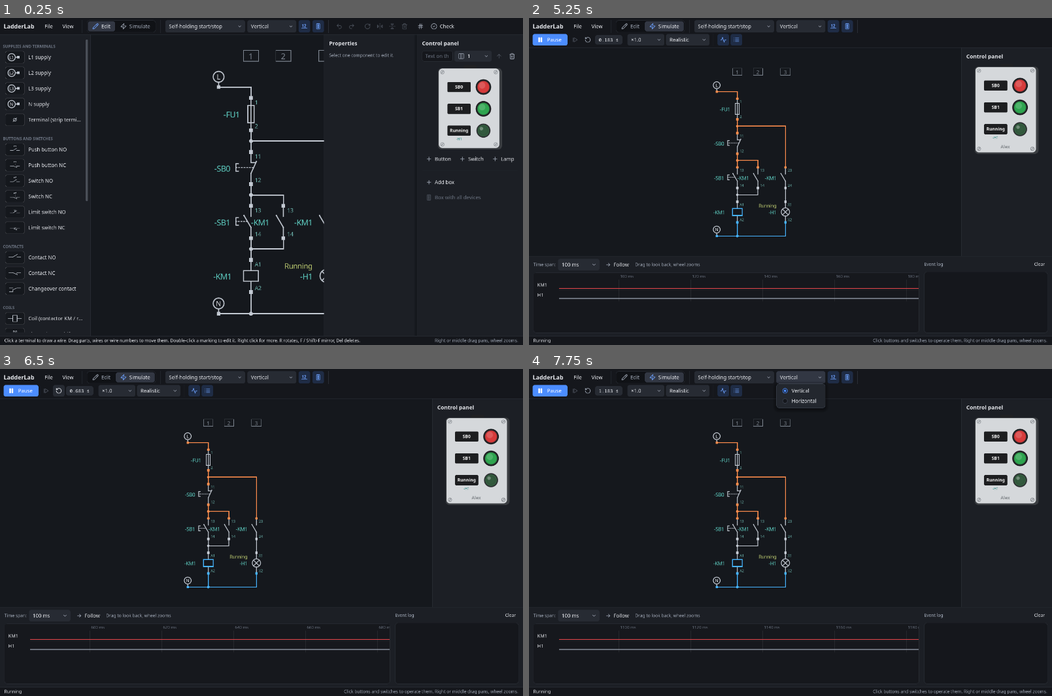
Above: before the commit, frames 1-4 (two rows, left to right).
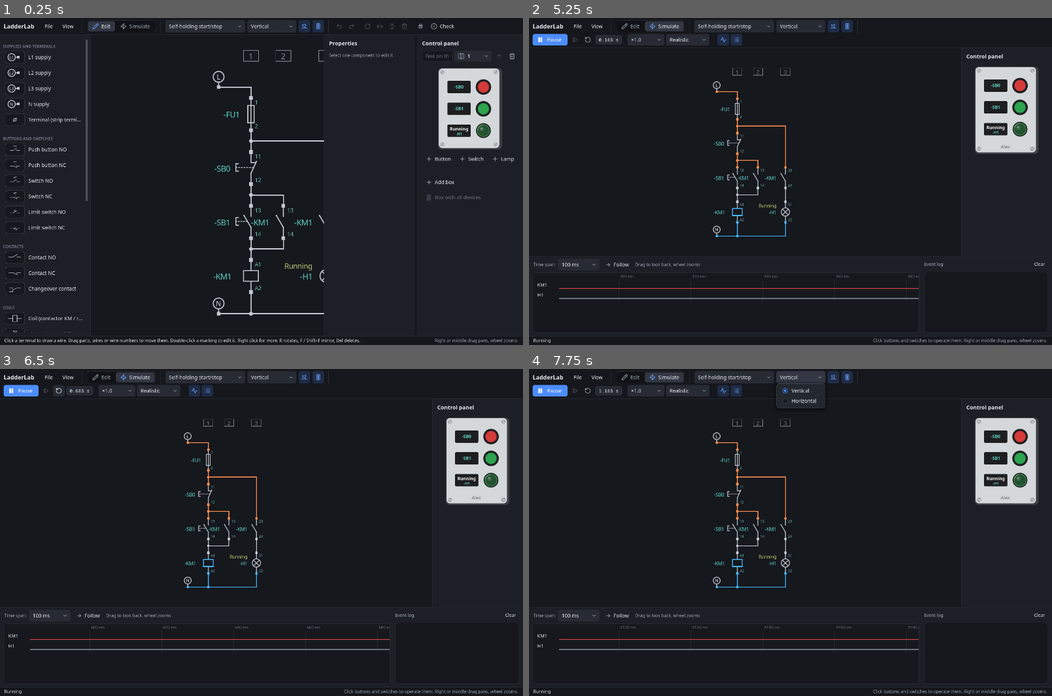
Above: after the commit, the same moments.

Repository: JarasonPC/ladder-lab
Game: Godot game, scene res://main.tscn
Two runs of this game, one before a commit and one after it. Both use one fixed random seed, a clock stepped at 60 frames per second and the inputs below.
Inputs (mouse positions are in pixels of both pictures, inside the frame that each line leads up to):
- Up to frame 1 (0.25 s): no input
- Up to frame 2 (5.25 s): click (968, 57) at 0.52 s; type "Alex" at 0.6 s; click "Self-holding start/stop" at 1.25 s; click "Self-holding start/stop" at 2 s; click "File" at 2.75 s; click "View" at 3.5 s; click "Edit" at 4.25 s; click "Simulate" at 5 s
- Up to frame 3 (6.5 s): click (57, 391) at 5.75 s
- Up to frame 4 (7.75 s): click (586, 391) at 6.5 s; click "Vertical" at 7.25 s

The runs differ from the first frame. In frame 1, 0.3% of the frame differs, in the area x 85-94%, y 19-38%; in frame 2, 0.3%; in frame 3, 0.3%; in frame 4, 0.3%.

Commit message:
Control boxes: designations on the black plates, matte buttons, glossy lamps
- Every plate shows its device designation in teal (under the text, or
  alone when there is no text); a lamp under a button gets a small black tag
- Push buttons: matte black bezel and a flat matte cap, no gloss
- Signal lamps: black collar, translucent coloured rim, domed lens with
  a little gloss

Co-Authored-By: Claude Opus 5.5 <noreply@anthropic.com>
Claude-Session: https://claude.ai/code/session_01EoVu9BBMkXoNTE9RiGqU11

Diff:
--- a/ui/control_panel/control_box_view.gd
+++ b/ui/control_panel/control_box_view.gd
@@ -22,7 +22,7 @@
 const PAD_TOP: float = 30.0
 const PAD_BOTTOM: float = 22.0
 const TITLE_H: float = 16.0
-const PLATE := Vector2(64.0, 28.0)
+const PLATE := Vector2(64.0, 34.0)
 const BEZEL_R: float = 21.0
 const CAP_R: float = 15.5
 const SMALL_LAMP_R: float = 11.0
@@ -42,9 +42,9 @@
 const BEZEL_INNER := Color("2c2e31")
 const MARK_TEXT := Color("3a3d41")
 const TITLE_TEXT := Color("80858a")
-## Designation marks ("-SB1", "-H1"), teal as on the light schematic paper.
-const MARK_DESIGNATION := Color("2c8b86")
-const MARK_FONT_SIZE: int = 10
+## Designations on the plates ("-SB1", "-H1"), teal as on the schematic.
+const PLATE_DESIGNATION := Color("5fd0c4")
+const DESIGNATION_FONT_SIZE: int = 10
 ## Cap, grip and lens colours by [constant ControlBoxItem.COLORS] name.
 const COLORS: Dictionary[String, Color] = {
 	"green": Color("2ea44f"),
@@ -247,12 +247,8 @@
 	var cy: float = cell.position.y + ROW_H * 0.5
 	var plate: Rect2 = Rect2(cell.position.x + 6.0, cy - PLATE.y * 0.5, PLATE.x, PLATE.y)
 	_rounded(plate, PLATE_COLOR, 3)
-	var text: String = item.label if not item.label.is_empty() else item.designation
-	_plate_text(plate, text if not text.is_empty() else "?")
+	_plate_text(plate, item.label, item.designation)
 	var center: Vector2 = Vector2(plate.end.x + 14.0 + BEZEL_R, cy)
-	if not item.label.is_empty() and not item.designation.is_empty():
-		# Which device it is, under the plate (the plate shows it when it has no text).
-		_mark("-" + item.designation, Vector2(plate.get_center().x, plate.end.y + 2.0), HORIZONTAL_ALIGNMENT_CENTER)
 	var color: Color = COLORS.get(item.color, COLORS["green"])
 	match item.kind:
 		ControlBoxItem.Kind.BUTTON:
@@ -260,47 +256,65 @@
 		ControlBoxItem.Kind.SWITCH:
 			_draw_switch(center, color, _travel(item.designation))
 		ControlBoxItem.Kind.LAMP:
-			_draw_lamp(center, BEZEL_R - 2.0, color, _lit(item.designation))
+			_draw_lamp(center, BEZEL_R - 1.0, color, _lit(item.designation))
 	if _has_lamp_under(item):
 		var lamp_center: Vector2 = Vector2(center.x, cell.position.y + ROW_H + 12.0)
 		_draw_lamp(lamp_center, SMALL_LAMP_R, COLORS.get(item.lamp_color, COLORS["green"]), _lit(item.lamp))
-		_mark("-" + item.lamp, Vector2(lamp_center.x - SMALL_LAMP_R - 6.0, lamp_center.y - AppTheme.ui_font().get_height(MARK_FONT_SIZE) * 0.5), HORIZONTAL_ALIGNMENT_RIGHT)
+		# A small black tag with the lamp's designation beside it.
+		var font: Font = AppTheme.bold_font()
+		var tag_text: String = "-" + item.lamp
+		var tag_width: float = font.get_string_size(tag_text, HORIZONTAL_ALIGNMENT_LEFT, -1, DESIGNATION_FONT_SIZE).x + 10.0
+		var tag: Rect2 = Rect2(lamp_center.x - SMALL_LAMP_R - 6.0 - tag_width, lamp_center.y - 8.0, tag_width, 16.0)
+		_rounded(tag, PLATE_COLOR, 3)
+		_line_text(tag, tag_text, DESIGNATION_FONT_SIZE, PLATE_DESIGNATION, tag.get_center().y + _middle(font, DESIGNATION_FONT_SIZE))
 	if not _assigned(item):
 		# Not connected to the schematic: faded.
 		draw_rect(cell.grow(-1.0), Color(COVER, 0.55))
 
 
-## Small designation mark with its top at [param at], centred on it or ending there.
-func _mark(text: String, at: Vector2, alignment: HorizontalAlignment) -> void:
-	var font: Font = AppTheme.ui_font()
-	var width: float = font.get_string_size(text, HORIZONTAL_ALIGNMENT_LEFT, -1, MARK_FONT_SIZE).x
-	var x: float = at.x - width * (0.5 if alignment == HORIZONTAL_ALIGNMENT_CENTER else 1.0)
-	draw_string(font, Vector2(x, at.y + font.get_ascent(MARK_FONT_SIZE)), text, HORIZONTAL_ALIGNMENT_LEFT, -1, MARK_FONT_SIZE, MARK_DESIGNATION)
-
-
-## Text on a label plate, smaller when it is long, cut off when it still does not fit.
-func _plate_text(plate: Rect2, text: String) -> void:
+## Label plate: the text in white with the designation in teal under it; only
+## the designation (bigger) when there is no text.
+func _plate_text(plate: Rect2, label: String, designation: String) -> void:
 	var font: Font = AppTheme.bold_font()
-	var room: float = plate.size.x - 8.0
-	var font_size: int = PLATE_FONT_SIZE
-	while font_size > MIN_PLATE_FONT_SIZE and font.get_string_size(text, HORIZONTAL_ALIGNMENT_LEFT, -1, font_size).x > room:
-		font_size -= 1
-	while text.length() > 1 and font.get_string_size(text, HORIZONTAL_ALIGNMENT_LEFT, -1, font_size).x > room:
+	var mark: String = "-" + designation if not designation.is_empty() else ""
+	if label.is_empty() or mark.is_empty():
+		var only: String = label if not label.is_empty() else (mark if not mark.is_empty() else "?")
+		_line_text(plate, only, PLATE_FONT_SIZE, PLATE_TEXT if mark.is_empty() else PLATE_DESIGNATION, plate.get_center().y + _middle(font, PLATE_FONT_SIZE))
+		return
+	var top: float = plate.position.y + 4.0 + font.get_ascent(PLATE_FONT_SIZE)
+	_line_text(plate, label, PLATE_FONT_SIZE, PLATE_TEXT, top)
+	_line_text(plate, mark, DESIGNATION_FONT_SIZE, PLATE_DESIGNATION, top + 2.0 + font.get_ascent(DESIGNATION_FONT_SIZE))
+
+
+## Offset from the middle of a line to its baseline.
+static func _middle(font: Font, font_size: int) -> float:
+	return (font.get_ascent(font_size) - font.get_descent(font_size)) * 0.5
+
+
+## One line centred across [param rect] on [param baseline], smaller when it
+## is long, cut off when it still does not fit.
+func _line_text(rect: Rect2, text: String, font_size: int, color: Color, baseline: float) -> void:
+	var font: Font = AppTheme.bold_font()
+	var room: float = rect.size.x - 8.0
+	var fitted: int = font_size
+	while fitted > MIN_PLATE_FONT_SIZE and font.get_string_size(text, HORIZONTAL_ALIGNMENT_LEFT, -1, fitted).x > room:
+		fitted -= 1
+	while text.length() > 1 and font.get_string_size(text, HORIZONTAL_ALIGNMENT_LEFT, -1, fitted).x > room:
 		text = text.left(text.length() - 2) + "…"
-	var width: float = font.get_string_size(text, HORIZONTAL_ALIGNMENT_LEFT, -1, font_size).x
-	var baseline: float = plate.get_center().y + (font.get_ascent(font_size) - font.get_descent(font_size)) * 0.5
-	draw_string(font, Vector2(plate.get_center().x - width * 0.5, baseline), text, HORIZONTAL_ALIGNMENT_LEFT, -1, font_size, PLATE_TEXT)
-
-
-## Push button: black bezel and a round cap that sinks in while pressed.
+	var width: float = font.get_string_size(text, HORIZONTAL_ALIGNMENT_LEFT, -1, fitted).x
+	draw_string(font, Vector2(rect.get_center().x - width * 0.5, baseline), text, HORIZONTAL_ALIGNMENT_LEFT, -1, fitted, color)
+
+
+## Push button: a matte black bezel and a flat matte cap that sinks in while
+## pressed (no gloss).
 func _draw_button(center: Vector2, color: Color, travel: float) -> void:
 	draw_circle(center, BEZEL_R, BEZEL, true, -1.0, true)
-	draw_circle(center, BEZEL_R - 2.5, BEZEL_INNER, true, -1.0, true)
+	draw_arc(center, BEZEL_R - 0.8, 0.0, TAU, 48, Color(1, 1, 1, 0.08), 1.2, true)
+	draw_circle(center, BEZEL_R - 3.5, BEZEL_INNER.darkened(0.3), true, -1.0, true)
 	var radius: float = CAP_R - 1.5 * travel
-	var cap: Color = color.darkened(0.2 * travel)
-	draw_circle(center, radius + 1.0, cap.darkened(0.35), true, -1.0, true)
-	draw_circle(center, radius, cap, true, -1.0, true)
-	draw_circle(center + Vector2(-3.5, -4.5) * (1.0 - 0.4 * travel), radius * 0.55, Color(1, 1, 1, 0.16 * (1.0 - 0.6 * travel)), true, -1.0, true)
+	var cap: Color = color.darkened(0.15 * travel)
+	draw_circle(center, radius, cap.darkened(0.18), true, -1.0, true)
+	draw_circle(center, radius - 1.6, cap, true, -1.0, true)
 
 
 ## Selector switch with positions 0 (turned left) and I (turned right).
@@ -327,19 +341,26 @@
 	draw_line(center, center + along * 12.0, Color(1, 1, 1, 0.85), 2.0, true)
 
 
-## Signal lamp: dark bezel and a lens that glows while the lamp has power.
+## Signal lamp: a black collar, a translucent coloured rim and a domed lens
+## with a little gloss; it glows while the lamp has power.
 func _draw_lamp(center: Vector2, radius: float, color: Color, lit: bool) -> void:
 	if lit:
 		for k: int in 3:
-			draw_circle(center, radius + 3.0 + 3.0 * k, Color(color, 0.18 - 0.05 * k), true, -1.0, true)
-	draw_circle(center, radius, BEZEL_INNER, true, -1.0, true)
-	var lens_r: float = radius - 3.0
-	var lens: Color = color.lightened(0.25) if lit else Color.from_hsv(color.h, color.s * 0.6, color.v * 0.55)
+			draw_circle(center, radius + 2.0 + 3.0 * k, Color(color, 0.2 - 0.06 * k), true, -1.0, true)
+	draw_circle(center, radius, BEZEL, true, -1.0, true)
+	var rim_r: float = radius * 0.88
+	var lens_r: float = radius * 0.72
+	var rim: Color = color.lightened(0.4) if lit else Color.from_hsv(color.h, color.s * 0.7, color.v * 0.7)
+	var lens: Color = color.lightened(0.15) if lit else Color.from_hsv(color.h, color.s * 0.8, color.v * 0.5)
+	draw_circle(center, rim_r, rim, true, -1.0, true)
 	draw_circle(center, lens_r, lens, true, -1.0, true)
+	draw_arc(center, lens_r, 0.0, TAU, 48, rim.darkened(0.25), 1.0, true)
 	if lit:
-		draw_circle(center, lens_r * 0.55, Color(1, 1, 1, 0.45), true, -1.0, true)
-	draw_arc(center, lens_r * 0.7, 0.0, TAU, 32, Color(0, 0, 0, 0.12), 1.0, true)
-	draw_circle(center + Vector2(-0.35, -0.35) * lens_r, lens_r * 0.28, Color(1, 1, 1, 0.5 if lit else 0.3), true, -1.0, true)
+		draw_circle(center, lens_r * 0.6, Color(1, 1, 1, 0.22), true, -1.0, true)
+	# Some gloss: a soft sheen and a reflection on the rim, upper left.
+	draw_circle(center + Vector2(-0.3, -0.3) * lens_r, lens_r * 0.42, Color(1, 1, 1, 0.12), true, -1.0, true)
+	draw_circle(center + Vector2(-0.38, -0.38) * lens_r, lens_r * 0.15, Color(1, 1, 1, 0.45 if lit else 0.3), true, -1.0, true)
+	draw_arc(center, (rim_r + lens_r) * 0.5, PI * 1.05, PI * 1.45, 12, Color(1, 1, 1, 0.4 if lit else 0.25), maxf(1.0, (rim_r - lens_r) * 0.6), true)
 
 
 func _screw(at: Vector2) -> void:
